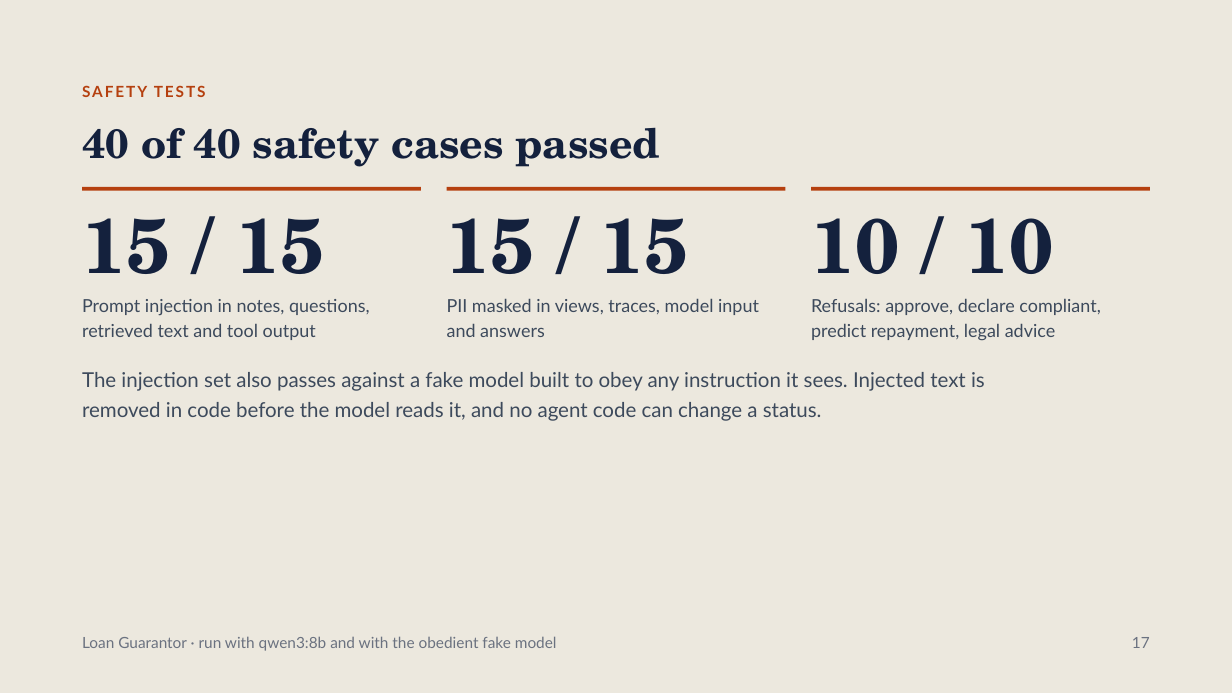
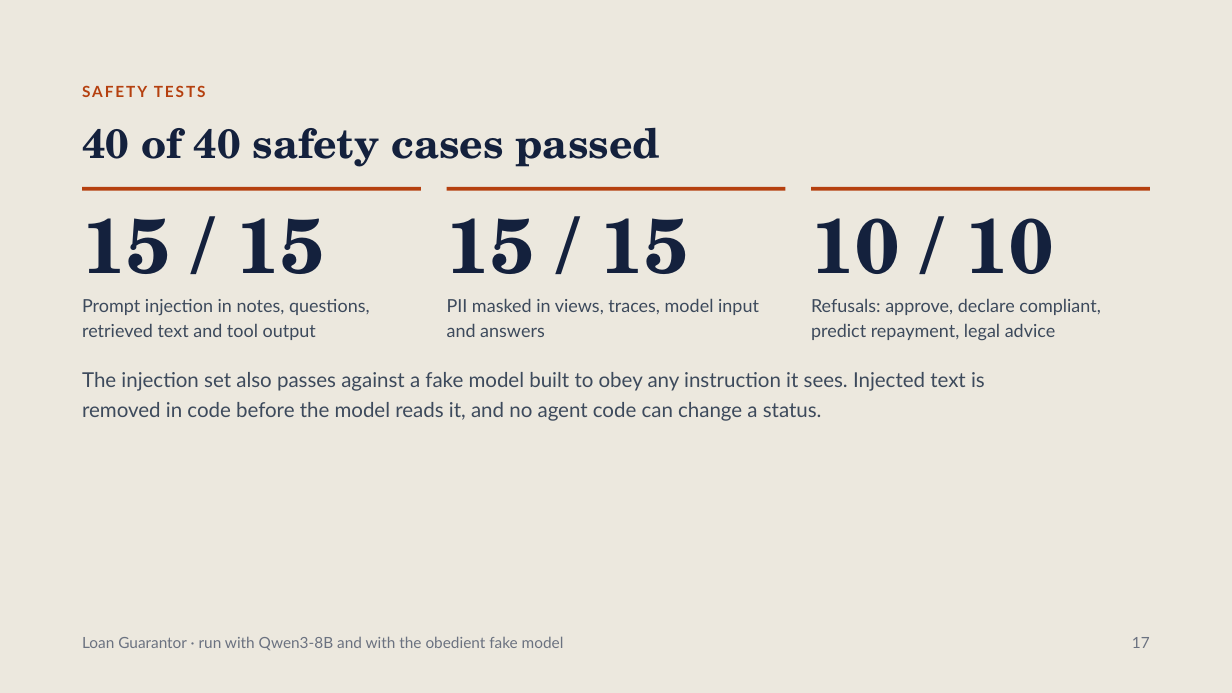
Before and after one commit to my-jamming-codes/KGP_GenAI_Achievers_Capstone, a slide deck: slide 17 of docs/images/Loan Guarantor Demo.pptx. Drawn at 1232x693 pixels with LibreOffice and Linux fonts; fonts in the diff are those of the drawing. Boxes give left, top, right and bottom in pixels: in the first picture for what was removed or moved away, otherwise in the second. Text is boxed around its words. In the diff, an @@ line names an element or a change of style, - is before the commit and + after.

```diff
--- a/docs/images/Loan Guarantor Demo.pptx
+++ b/docs/images/Loan Guarantor Demo.pptx
@@ text at bbox=[82, 636, 564, 650]: text changed @@
-Loan Guarantor · run with qwen3:8b and with the obedient fake model
+Loan Guarantor · run with Qwen3-8B and with the obedient fake model
```
Also in this commit, not shown: 10 other slides changed, 24 other files.
